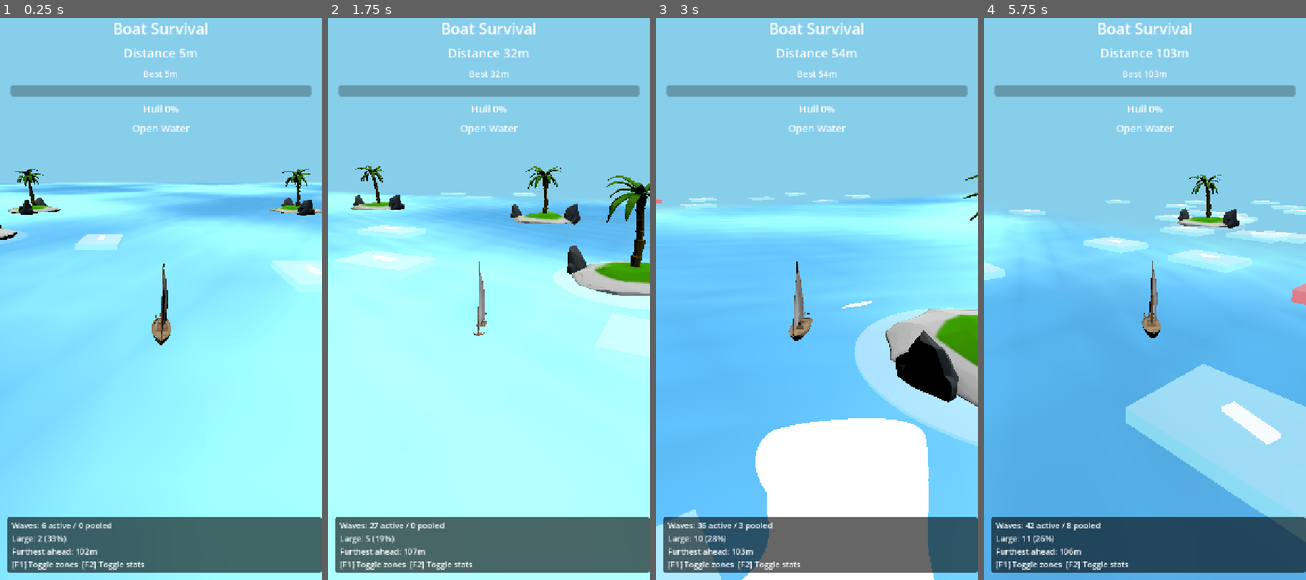
Above: before the commit, frames 1-4 (left to right).
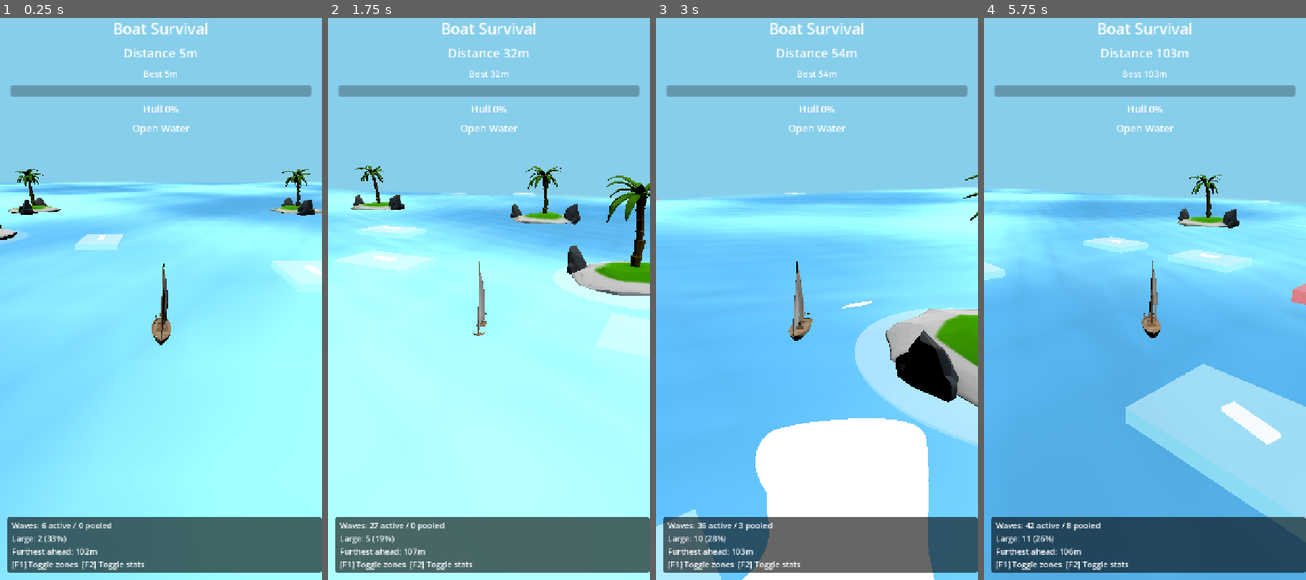
Above: after the commit, the same moments.

Repository: lseyesl/ai_game_board
Game: Godot game, scene res://scenes/main/Main.tscn
Same seed, same stepped clock (60 frames per second), same inputs: the game is played once before the commit and once after it.
Inputs (mouse positions are in pixels of both pictures, inside the frame that each line leads up to):
- Up to frame 1 (0.25 s): no input
- Up to frame 2 (1.75 s): tap Enter (ui_accept) at 0.5, 0.77 s; move the mouse to (559, 265) at 0.52 s; hold Right (ui_right) 0.53-1.25 s; tap F at 0.6 s; click (559, 265) at 0.67 s; drag from (424, 321) to (472, 405) at 1.27 s
- Up to frame 3 (3 s): move the mouse to (849, 169) at 2.02 s; hold Right (ui_right) 2.03-2.75 s; hold E 2.03-2.75 s; drag from (800, 405) to (720, 209) at 2.77 s
- Up to frame 4 (5.75 s): move the mouse to (1241, 377) at 3.52 s; hold Left (ui_left) 3.53-4.25 s; tap F at 3.6 s; tap Enter (ui_accept) at 3.77 s; drag from (1048, 209) to (1096, 152) at 4.27 s; move the mouse to (1161, 293) at 5.02 s; hold S from 5.03 s (still down); hold E from 5.03 s (still down); click (1161, 293) at 5.17 s

The runs differ from the first frame. In frame 2, 0.1% of the frame differs, in the area x 0-100%, y 30-33%; in frame 3, 1.2%; in frame 4, 3.7%, in the area x 0-100%, y 30-41%.

Commit message:
fix: keep water edge fade centered on sea
Ultraworked with [Sisyphus](https://github.com/code-yeongyu/oh-my-openagent)

Co-authored-by: Sisyphus <clio-agent@sisyphuslabs.ai>

Diff:
--- a/scripts/world/sea.gd
+++ b/scripts/world/sea.gd
@@ -12,6 +12,7 @@
 	if target != null:
 		position.x = target.position.x
 		position.z = target.position.z - 40.0
+		_update_shader_center()
 
 
 func _build_mesh() -> void:
@@ -30,5 +31,20 @@
 	shader_material.set_shader_parameter("wave_speed", 1.0)
 	shader_material.set_shader_parameter("wave_amplitude", 0.3)
 	shader_material.set_shader_parameter("sun_direction", Vector3(0.5, 0.8, 0.3).normalized())
+	shader_material.set_shader_parameter("sea_center", _get_shader_center())
 	sea_mesh.set_surface_override_material(0, shader_material)
 	add_child(sea_mesh)
+
+
+func _update_shader_center() -> void:
+	var sea_mesh := get_node_or_null("SeaPlane") as MeshInstance3D
+	if sea_mesh == null:
+		return
+	var shader_material := sea_mesh.get_active_material(0) as ShaderMaterial
+	if shader_material == null:
+		return
+	shader_material.set_shader_parameter("sea_center", _get_shader_center())
+
+
+func _get_shader_center() -> Vector3:
+	return global_position if is_inside_tree() else position
--- a/shaders/water.gdshader
+++ b/shaders/water.gdshader
@@ -4,6 +4,7 @@
 uniform float wave_speed : hint_range(0.1, 3.0) = 1.0;
 uniform float wave_amplitude : hint_range(0.05, 1.0) = 0.3;
 uniform vec3 sun_direction = vec3(0.5, 0.8, 0.3);
+uniform vec3 sea_center = vec3(0.0, 0.0, 0.0);
 
 varying float wave_height;
 varying vec3 world_position;
@@ -70,9 +71,10 @@
 	float spec_cartoon = step(0.5, spec); // crisp edge for stylized look
 	base_color += vec3(1.0) * spec_cartoon * 0.6;
 
-	// Edge alpha fade — PlaneMesh is 220x420, sea.gd offsets Z by -40
-	float dist_x = abs(wp.x) / 110.0;
-	float dist_z = abs(wp.z + 40.0) / 210.0;
+	// Edge alpha fade — PlaneMesh is 220x420 and follows sea_center.
+	vec3 local_wp = wp - sea_center;
+	float dist_x = abs(local_wp.x) / 110.0;
+	float dist_z = abs(local_wp.z) / 210.0;
 	float edge = max(dist_x, dist_z);
 	float alpha = 1.0 - smoothstep(0.8, 1.0, edge);
 
--- a/tests/run_tests.gd
+++ b/tests/run_tests.gd
@@ -7,6 +7,7 @@
 	"res://tests/unit/test_wave_ship_interaction.gd",
 	"res://tests/unit/test_camera_rig.gd",
 	"res://tests/unit/test_wave_spawner.gd",
+	"res://tests/unit/test_sea.gd",
 	"res://tests/unit/test_island_rules.gd",
 	"res://tests/unit/test_island_current.gd",
 	"res://tests/unit/test_island_spawner.gd",
--- /dev/null
+++ b/tests/unit/test_sea.gd
@@ -0,0 +1,38 @@
+extends RefCounted
+
+const SeaScript = preload("res://scripts/world/sea.gd")
+
+
+func run() -> Array[String]:
+	var failures: Array[String] = []
+
+	var sea = SeaScript.new()
+	var target := Node3D.new()
+	target.position = Vector3(25.0, 0.0, -600.0)
+	sea.target = target
+	sea._build_mesh()
+	sea._physics_process(0.0)
+
+	if not is_equal_approx(sea.position.x, target.position.x):
+		failures.append("sea should follow target x position")
+	if not is_equal_approx(sea.position.z, target.position.z - 40.0):
+		failures.append("sea should stay offset ahead of target z position")
+
+	var sea_mesh := sea.get_node_or_null("SeaPlane") as MeshInstance3D
+	if sea_mesh == null:
+		failures.append("sea should build a SeaPlane mesh")
+	else:
+		var material := sea_mesh.get_active_material(0) as ShaderMaterial
+		if material == null:
+			failures.append("SeaPlane should use a ShaderMaterial")
+		else:
+			var sea_center = material.get_shader_parameter("sea_center")
+			if not (sea_center is Vector3):
+				failures.append("water shader should receive sea_center so edge fade follows the moving sea")
+			elif sea_center != sea.position:
+				failures.append("water shader sea_center should match the moving sea position")
+
+	sea.free()
+	target.free()
+
+	return failures
Not shown, added: tests/unit/test_sea.gd.uid
